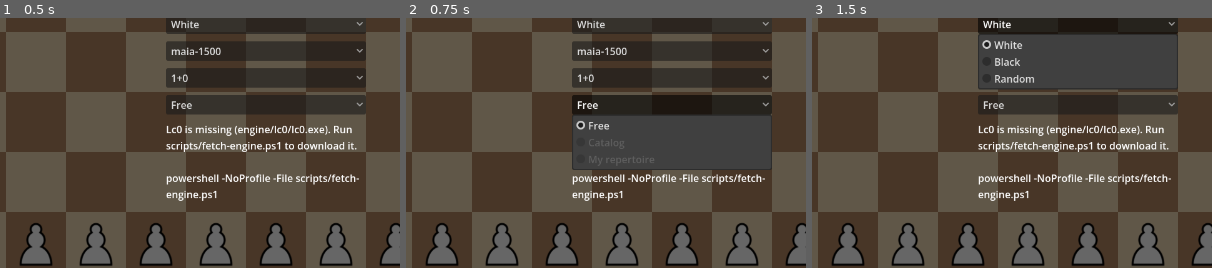
Above: before the commit, frames 1-3 (left to right).
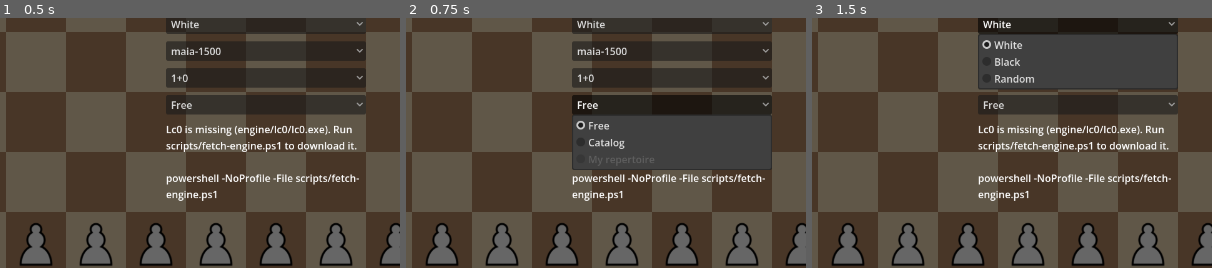
Above: after the commit, the same moments.

Repository: Laginho/P-Chess
Game: Godot game, scene res://ui/main.tscn
The game is run twice, just before and just after one commit, with the same random seed, the same clock (stepped at 60 frames per second) and the same inputs.
Inputs:
- Up to frame 1 (0.5 s): no input
- Up to frame 2 (0.75 s): click "Free" at 0.5 s
- Up to frame 3 (1.5 s): click "White" at 1.25 s
The pictures show only the part of the screen within x 17-67%, y 35-85%; the shares and areas given below are measured in that part.

Frame 1 is identical in both runs. In frame 2, 0.1% of the frame differs, in the area x 45-55%, y 48-53%; in frame 3, nothing differs.

Commit message:
feat: add opening picker and saved Catalog setup choices (OPEN-001)

Diff:
--- /dev/null
+++ b/ui/opening_picker.gd
@@ -0,0 +1,146 @@
+extends PopupPanel
+
+signal saved(name: String)
+
+const Book = preload("res://bot/book.gd")
+var book = Book.new()
+var _items := {}
+var _worker: Thread
+var _loaded := false
+var _requested_selection := ""
+
+@onready var _search: LineEdit = $Margin/Form/Search
+@onready var _tree: Tree = $Margin/Form/Tree
+@onready var _name: LineEdit = $Margin/Form/SaveRow/Name
+@onready var _save: Button = $Margin/Form/SaveRow/Save
+@onready var _saved: OptionButton = $Margin/Form/LoadRow/Saved
+@onready var _load: Button = $Margin/Form/LoadRow/Load
+@onready var _status: Label = $Margin/Form/Status
+
+
+func _ready() -> void:
+	_search.text_changed.connect(func(_text): _rebuild())
+	_tree.item_edited.connect(_on_item_edited)
+	_save.pressed.connect(_save_selection)
+	_load.pressed.connect(_load_selection)
+	$Margin/Form/Done.pressed.connect(hide)
+	_loaded = not book.entries.is_empty()
+	_refresh_names()
+	if _loaded:
+		_rebuild()
+
+
+func present(selection := "") -> void:
+	_requested_selection = selection
+	popup_centered(Vector2i(680, 540))
+	if _worker == null and not book.entries.is_empty():
+		_loaded = true
+	if not _loaded and _worker == null:
+		_status.text = "Loading opening catalog…"
+		_search.editable = false
+		_save.disabled = true
+		_load.disabled = true
+		# Only this worker touches the book until it is joined; the UI stays responsive.
+		_worker = Thread.new()
+		if _worker.start(book.load_catalog) != OK:
+			_worker = null
+			_status.text = "Cannot start catalog loading. Close and try again."
+	elif _loaded:
+		_catalog_ready()
+
+
+func _process(_delta: float) -> void:
+	if _worker != null and not _worker.is_alive():
+		_worker.wait_to_finish()
+		_worker = null
+		_loaded = true
+		_catalog_ready()
+
+
+func _exit_tree() -> void:
+	if _worker != null:
+		_worker.wait_to_finish()
+
+
+func _catalog_ready() -> void:
+	_search.editable = true
+	_save.disabled = book.entries.is_empty()
+	_refresh_names(_requested_selection)
+	_rebuild()
+	if not _requested_selection.is_empty():
+		_name.text = _requested_selection
+		var error: String = book.load_selection(_requested_selection)
+		_refresh_checks()
+		if not error.is_empty():
+			_status.text = error
+	_search.grab_focus()
+
+
+func _rebuild() -> void:
+	_tree.clear()
+	_items.clear()
+	var root := _tree.create_item()
+	for path in book.search(_search.text):
+		var node: Dictionary = book.nodes[path]
+		var parent: TreeItem = root if node.parent.is_empty() else _items[node.parent]
+		var item := _tree.create_item(parent)
+		item.set_cell_mode(0, TreeItem.CELL_MODE_CHECK)
+		item.set_editable(0, true)
+		item.set_text(0, node.label)
+		item.set_metadata(0, path)
+		item.set_tooltip_text(0, "%s\n%d catalog lines" % [path, node.lines.size()])
+		item.collapsed = _search.text.is_empty() and not node.children.is_empty()
+		_items[path] = item
+	_refresh_checks()
+
+
+func _on_item_edited() -> void:
+	var item := _tree.get_edited()
+	if item == null:
+		return
+	book.set_checked(item.get_metadata(0), item.is_checked(0))
+	_refresh_checks()
+
+
+func _refresh_checks() -> void:
+	for path in _items:
+		var state: int = book.check_state(path)
+		_items[path].set_indeterminate(0, false)
+		_items[path].set_checked(0, state == 1)
+		_items[path].set_indeterminate(0, state == 2)
+	_status.text = "%d of %d lines selected" % [book.selected_ids().size(), book.entries.size()]
+	if not book.errors.is_empty():
+		_status.text += "; %d catalog errors (see tooltip)" % book.errors.size()
+	_status.tooltip_text = "\n".join(book.errors)
+
+
+func _refresh_names(preferred := "") -> void:
+	_saved.clear()
+	for name in book.selection_names():
+		_saved.add_item(name)
+		if name == preferred:
+			_saved.select(_saved.item_count - 1)
+	_load.disabled = _saved.item_count == 0
+
+
+func _save_selection() -> void:
+	var name := _name.text.strip_edges()
+	var error: String = book.save_selection(name)
+	if not error.is_empty():
+		_status.text = error
+		return
+	_refresh_names(name)
+	_status.text = "Saved “%s”." % name
+	saved.emit(name)
+
+
+func _load_selection() -> void:
+	if _saved.selected < 0:
+		return
+	var name := _saved.get_item_text(_saved.selected)
+	var error: String = book.load_selection(name)
+	if not error.is_empty():
+		_status.text = error
+		return
+	_name.text = name
+	_refresh_checks()
--- /dev/null
+++ b/ui/opening_picker.tscn
@@ -0,0 +1,69 @@
+[gd_scene load_steps=2 format=3]
+
+[ext_resource type="Script" path="res://ui/opening_picker.gd" id="1"]
+
+[node name="OpeningPicker" type="PopupPanel"]
+title = "Opening catalog"
+size = Vector2i(680, 540)
+exclusive = true
+script = ExtResource("1")
+
+[node name="Margin" type="MarginContainer" parent="."]
+offset_right = 680.0
+offset_bottom = 540.0
+theme_override_constants/margin_left = 16
+theme_override_constants/margin_top = 16
+theme_override_constants/margin_right = 16
+theme_override_constants/margin_bottom = 16
+
+[node name="Form" type="VBoxContainer" parent="Margin"]
+layout_mode = 2
+theme_override_constants/separation = 10
+
+[node name="Title" type="Label" parent="Margin/Form"]
+layout_mode = 2
+theme_override_font_sizes/font_size = 24
+text = "Opening catalog"
+
+[node name="Search" type="LineEdit" parent="Margin/Form"]
+layout_mode = 2
+placeholder_text = "Search openings (e.g. Sicilian or Najdorf)"
+clear_button_enabled = true
+
+[node name="Tree" type="Tree" parent="Margin/Form"]
+custom_minimum_size = Vector2(0, 300)
+layout_mode = 2
+size_flags_vertical = 3
+hide_root = true
+
+[node name="Status" type="Label" parent="Margin/Form"]
+layout_mode = 2
+autowrap_mode = 3
+
+[node name="SaveRow" type="HBoxContainer" parent="Margin/Form"]
+layout_mode = 2
+
+[node name="Name" type="LineEdit" parent="Margin/Form/SaveRow"]
+layout_mode = 2
+size_flags_horizontal = 3
+placeholder_text = "Selection name"
+max_length = 100
+
+[node name="Save" type="Button" parent="Margin/Form/SaveRow"]
+layout_mode = 2
+text = "Save selection"
+
+[node name="LoadRow" type="HBoxContainer" parent="Margin/Form"]
+layout_mode = 2
+
+[node name="Saved" type="OptionButton" parent="Margin/Form/LoadRow"]
+layout_mode = 2
+size_flags_horizontal = 3
+
+[node name="Load" type="Button" parent="Margin/Form/LoadRow"]
+layout_mode = 2
+text = "Load selection"
+
+[node name="Done" type="Button" parent="Margin/Form"]
+layout_mode = 2
+text = "Done"
--- a/ui/setup.gd
+++ b/ui/setup.gd
@@ -1,16 +1,19 @@
 extends Control
 
 # The setup screen (§9.1): your colour, Maia's level, the time control and the opening mode, then
-# Start. Only Free is enabled until the opening tickets land.
+# Start. Catalog selections come from the opening picker (OPEN-001).
 
 # settings: colour ("w" or "b", random already drawn), level, control and opening.
+# Catalog also emits selection: the saved name under user://openings/ (consumed by OPEN-002).
 signal started(settings: Dictionary)
 
 const Clock = preload("res://core/clock.gd")
+const Book = preload("res://bot/book.gd")
 const COLOURS := ["White", "Black", "Random"]
 const LEVELS := ["maia-1100", "maia-1200", "maia-1300", "maia-1400", "maia-1500", "maia-1600",
 		"maia-1700", "maia-1800", "maia-1900"]
 const OPENINGS := ["Free", "Catalog", "My repertoire"]
+var book = Book.new()
 
 @onready var _colour: OptionButton = $Center/Form/Colour
 @onready var _level: OptionButton = $Center/Form/Level
@@ -18,6 +21,9 @@
 @onready var _opening: OptionButton = $Center/Form/Opening
 @onready var _start: Button = $Center/Form/Start
 @onready var _missing: Label = $Center/Form/Missing
+@onready var _catalog_controls: HBoxContainer = $Center/Form/CatalogControls
+@onready var _selections: OptionButton = $Center/Form/CatalogControls/Selections
+@onready var _picker = $OpeningPicker
 
 
 func _ready() -> void:
@@ -30,8 +36,37 @@
 		_control.add_item(item)
 	for item in OPENINGS:
 		_opening.add_item(item)
-		_opening.set_item_disabled(_opening.item_count - 1, item != "Free")
+		_opening.set_item_disabled(_opening.item_count - 1, item == "My repertoire")
 	_start.pressed.connect(_on_start)
+	_opening.item_selected.connect(_on_opening_selected)
+	$Center/Form/CatalogControls/Edit.pressed.connect(_open_catalog)
+	_picker.book = book
+	_picker.saved.connect(_refresh_selections)
+	visibility_changed.connect(func():
+		if visible:
+			_refresh_selections())
+	_refresh_selections()
+
+
+func _refresh_selections(preferred := "") -> void:
+	if preferred.is_empty() and _selections.selected >= 0:
+		preferred = _selections.get_item_text(_selections.selected)
+	_selections.clear()
+	for name in book.selection_names():
+		_selections.add_item(name)
+		if name == preferred:
+			_selections.select(_selections.item_count - 1)
+	_on_opening_selected(_opening.selected)
+
+
+func _on_opening_selected(index: int) -> void:
+	_catalog_controls.visible = OPENINGS[index] == "Catalog"
+	_start.disabled = _catalog_controls.visible and _selections.item_count == 0
+
+
+func _open_catalog() -> void:
+	var name := _selections.get_item_text(_selections.selected) if _selections.selected >= 0 else ""
+	_picker.present(name)
 
 
 # The engine is missing: how to fetch it replaces Start.
@@ -42,6 +77,11 @@
 
 
 func _on_start() -> void:
+	if _start.disabled:
+		return
 	var colour: String = ["w", "b", ["w", "b"].pick_random()][_colour.selected]
-	started.emit({"colour": colour, "level": LEVELS[_level.selected],
-			"control": _control.get_item_text(_control.selected), "opening": OPENINGS[_opening.selected]})
+	var settings := {"colour": colour, "level": LEVELS[_level.selected],
+			"control": _control.get_item_text(_control.selected), "opening": OPENINGS[_opening.selected]}
+	if settings.opening == "Catalog":
+		settings["selection"] = _selections.get_item_text(_selections.selected)
+	started.emit(settings)
--- a/ui/setup.tscn
+++ b/ui/setup.tscn
@@ -1,6 +1,7 @@
 [gd_scene format=3]
 
 [ext_resource type="Script" path="res://ui/setup.gd" id="1"]
+[ext_resource type="PackedScene" path="res://ui/opening_picker.tscn" id="2"]
 
 [node name="Setup" type="Control"]
 layout_mode = 3
@@ -51,6 +52,19 @@
 [node name="Opening" type="OptionButton" parent="Center/Form"]
 layout_mode = 2
 
+[node name="CatalogControls" type="HBoxContainer" parent="Center/Form"]
+visible = false
+layout_mode = 2
+
+[node name="Selections" type="OptionButton" parent="Center/Form/CatalogControls"]
+layout_mode = 2
+size_flags_horizontal = 3
+tooltip_text = "Saved opening selection"
+
+[node name="Edit" type="Button" parent="Center/Form/CatalogControls"]
+layout_mode = 2
+text = "Choose openings…"
+
 [node name="Start" type="Button" parent="Center/Form"]
 layout_mode = 2
 text = "Start"
@@ -59,3 +73,5 @@
 visible = false
 layout_mode = 2
 autowrap_mode = 3
+
+[node name="OpeningPicker" parent="." instance=ExtResource("2")]
